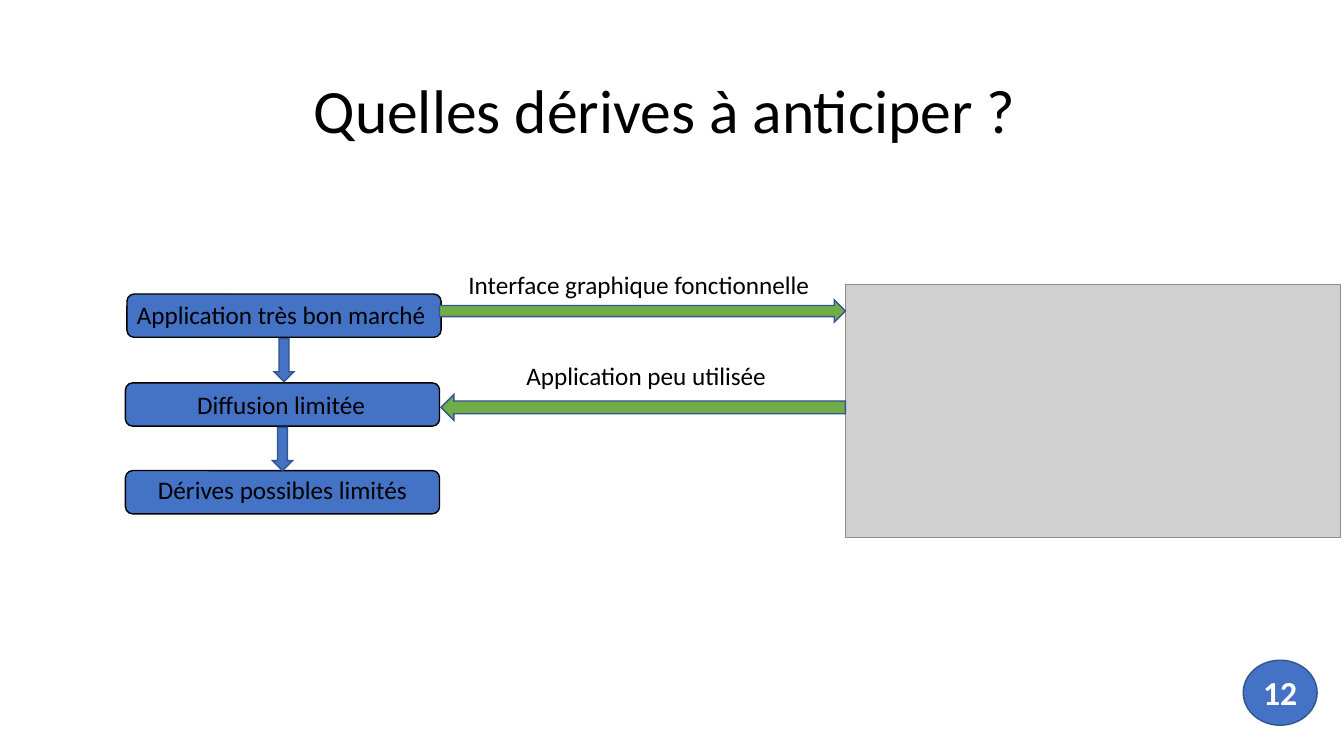
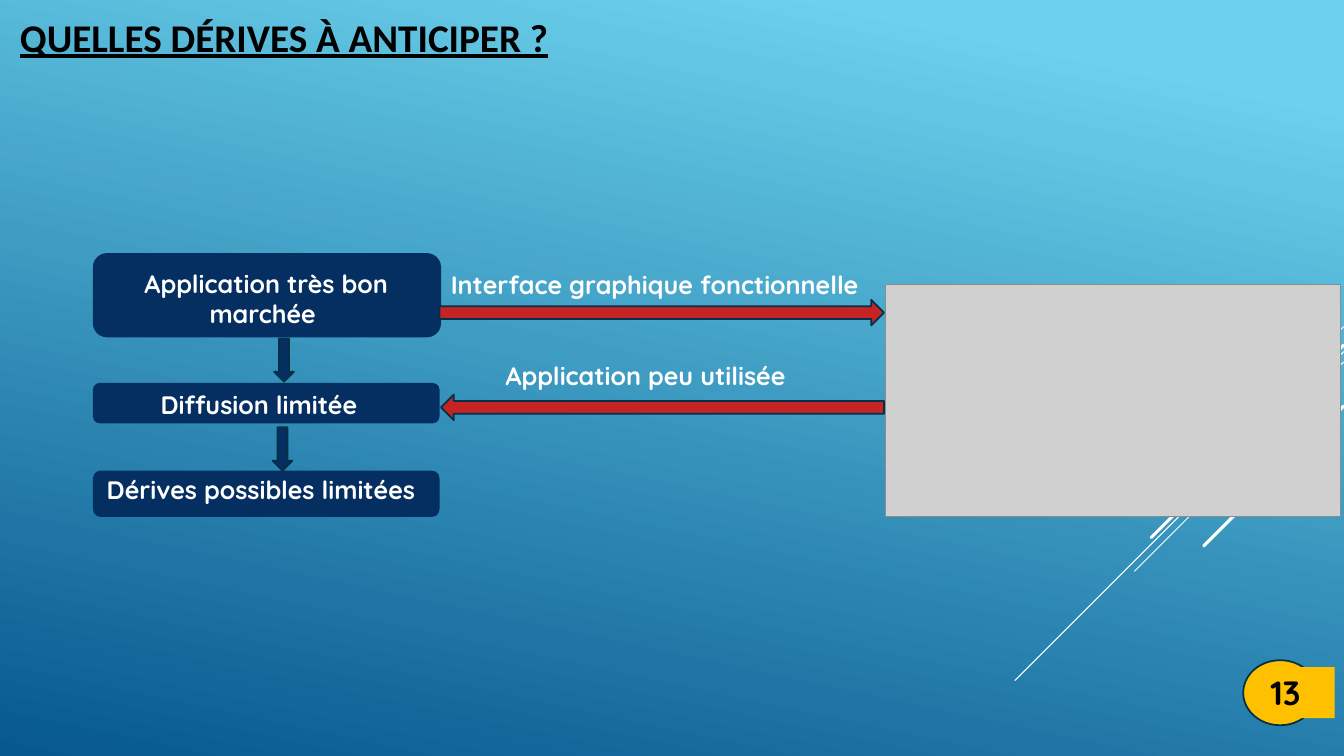
Before and after one commit to gmetras2001/EAN13-Barcode-Reader, a slide deck: slide 14 of Notre rapport/diapo code-barres.pptx. Drawn at 1344x756 pixels with LibreOffice and Linux fonts; fonts in the diff are those of the drawing; grey boxes stand for pictures. Boxes give left, top, right and bottom in pixels: in the first picture for what was removed or moved away, otherwise in the second. Text is boxed around its words. In the diff, an @@ line names an element or a change of style, - is before the commit and + after.

```diff
--- a/Notre rapport/diapo code-barres.pptx
+++ b/Notre rapport/diapo code-barres.pptx
@@ background #FFFFFF to gradient #6ED2EB to #06588E @@
@@ text "QUELLES DÉRIVES À ANTICIPER ?" at bbox=[20, 19, 521, 58]: vertical alignment middle to top @@
@@ text at bbox=[20, 19, 521, 58]: text changed; size 44 to 28 pt; bold on @@
-Quelles dérives à anticiper ?
+QUELLES DÉRIVES À ANTICIPER ?
@@ fill #4472C4 to #052F61; outline #000000 1 pt to none in 3 elements at bbox=[93, 471, 440, 517], bbox=[93, 383, 440, 423], bbox=[93, 253, 441, 338] @@
@@ rounded rectangle: place and size @@
-rounded rectangle at bbox=[127, 294, 442, 338]
+rounded rectangle at bbox=[93, 253, 441, 338]
@@ font Calibri to Quicksand, text colour #000000 to #FFFFFF, bold on in 3 elements at bbox=[506, 366, 785, 390], bbox=[161, 394, 357, 415], bbox=[451, 275, 858, 299] @@
@@ text "Interface graphique fonctionnelle": place and size @@
-text "Interface graphique fonctionnelle" at bbox=[468, 276, 809, 299]
+text "Interface graphique fonctionnelle" at bbox=[451, 275, 858, 299]
@@ text at bbox=[144, 274, 388, 324]: text changed; font Calibri to Quicksand; text colour #000000 to #FFFFFF; bold on @@
-Application très bon marché
+Application très bon marchée
@@ picture: place and size @@
-picture at bbox=[846, 284, 1341, 537]
+picture at bbox=[886, 284, 1341, 517]
@@ down arrow at bbox=[440, 300, 884, 326]: fill #70AD47 to #C62324; outline #325491 1 pt to #043148 1.25 pt @@
@@ down arrow: place and size @@
-down arrow at bbox=[439, 300, 845, 322]
+down arrow at bbox=[440, 300, 884, 326]
@@ down arrow at bbox=[274, 339, 294, 382]: fill #4472C4 to #052F61; outline #325491 1 pt to #043148 1.25 pt @@
@@ rounded rectangle: place and size @@
-rounded rectangle at bbox=[125, 383, 440, 426]
+rounded rectangle at bbox=[93, 383, 440, 423]
@@ text "Diffusion limitée": place and size @@
-text "Diffusion limitée" at bbox=[197, 396, 365, 414]
+text "Diffusion limitée" at bbox=[161, 394, 357, 415]
@@ down arrow: place and size @@
-down arrow at bbox=[442, 395, 846, 420]
+down arrow at bbox=[442, 394, 884, 419]
@@ down arrow at bbox=[442, 394, 884, 419]: fill #70AD47 to #C62324; outline #325491 1 pt to #043148 1.25 pt @@
@@ group added at bbox=[1015, 327, 1344, 681]: 5 lines @@
@@ down arrow at bbox=[272, 427, 292, 471]: fill #4472C4 to #052F61; outline #325491 1 pt to #043148 1.25 pt @@
@@ rounded rectangle: place and size @@
-rounded rectangle at bbox=[125, 471, 440, 514]
+rounded rectangle at bbox=[93, 471, 440, 517]
@@ text at bbox=[107, 479, 415, 504]: text changed; font Calibri to Quicksand; text colour #000000 to #FFFFFF; bold on @@
-Dérives possibles limités
+Dérives possibles limitées
@@ ellipse at bbox=[1243, 660, 1317, 726]: fill #4472C4 to #FFC000; outline #325491 1 pt to #043148 1.25 pt @@
@@ rectangle "13": place and size @@
-rectangle "13" at bbox=[1263, 683, 1297, 705]
+rectangle "13" at bbox=[1261, 667, 1335, 718]
@@ rectangle "13" at bbox=[1261, 667, 1335, 718]: fill none to #FFC000 @@
@@ text in rectangle at bbox=[1271, 681, 1301, 706]: text changed; font Calibri to Quicksand; text colour #FFFFFF to #000000 @@
-12
+13
```
Also in this commit, not shown: 14 other slides changed.
